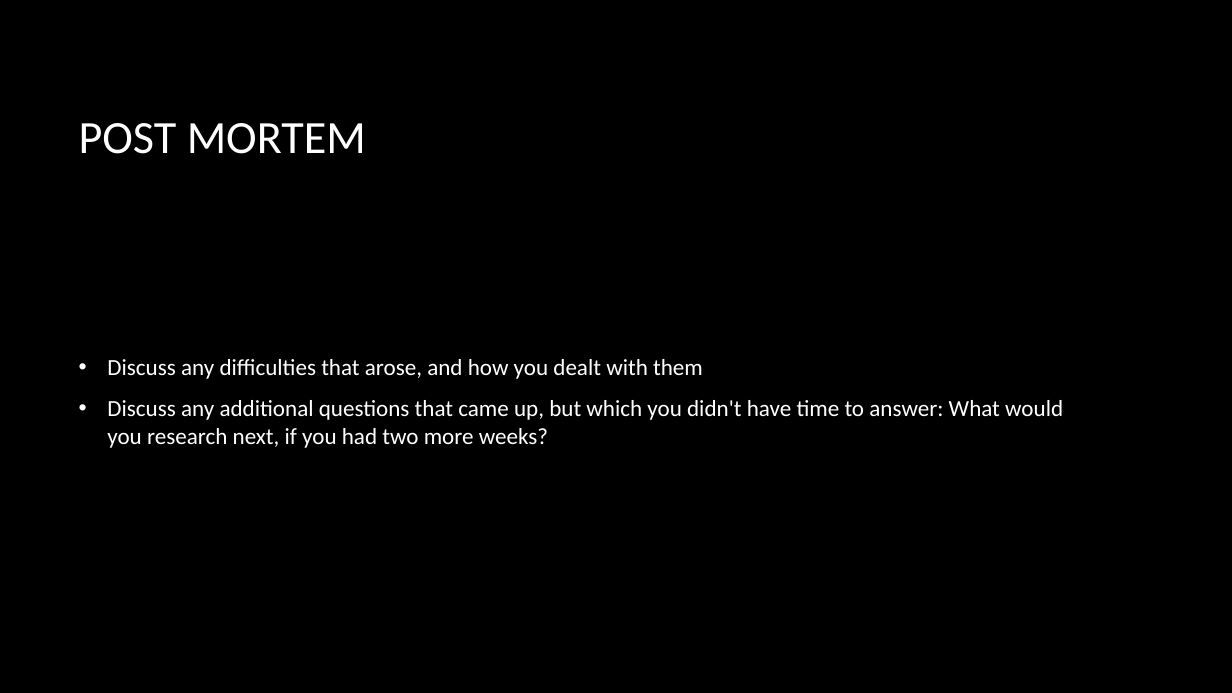
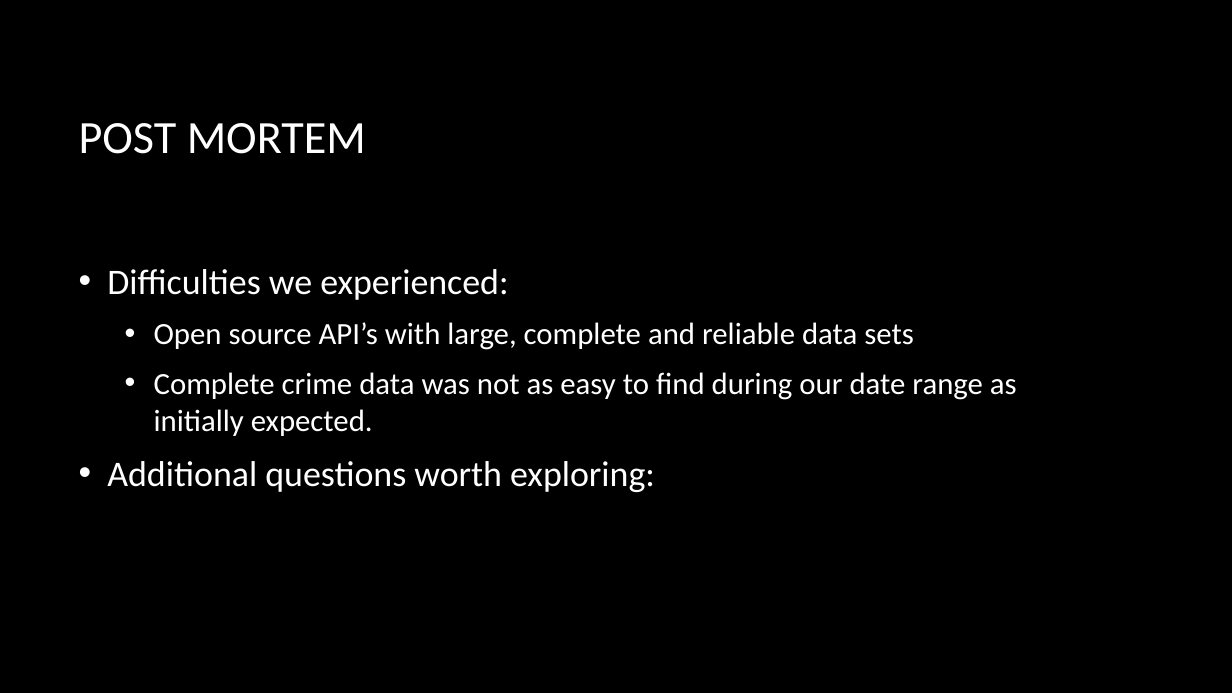
Before and after one commit to knwright/ProgressBar, a slide deck: slide 11 of Presentation.pptx (slide 12 before the commit). Drawn at 1232x693 pixels with LibreOffice and Linux fonts; fonts in the diff are those of the drawing; background and template pictures are left out. Boxes give left, top, right and bottom in pixels: in the first picture for what was removed or moved away, otherwise in the second. Text is boxed around its words. In the diff, an @@ line names an element or a change of style, - is before the commit and + after.

```diff
--- a/Presentation.pptx
+++ b/Presentation.pptx
@@ text at (107,269,1017,492): text changed; size 18 to 24 pt @@
-• Discuss any difficulties that arose, and how you dealt with them
-• Discuss any additional questions that came up, but which you didn't have time to answer: What would you research next, if you had two more weeks?
+• Difficulties we experienced:
+  • Open source API’s with large, complete and reliable data sets
+  • Complete crime data was not as easy to find during our date range as initially expected.
+• Additional questions worth exploring:
```
Also in this commit, not shown: 6 other slides changed, 1 slide removed.
